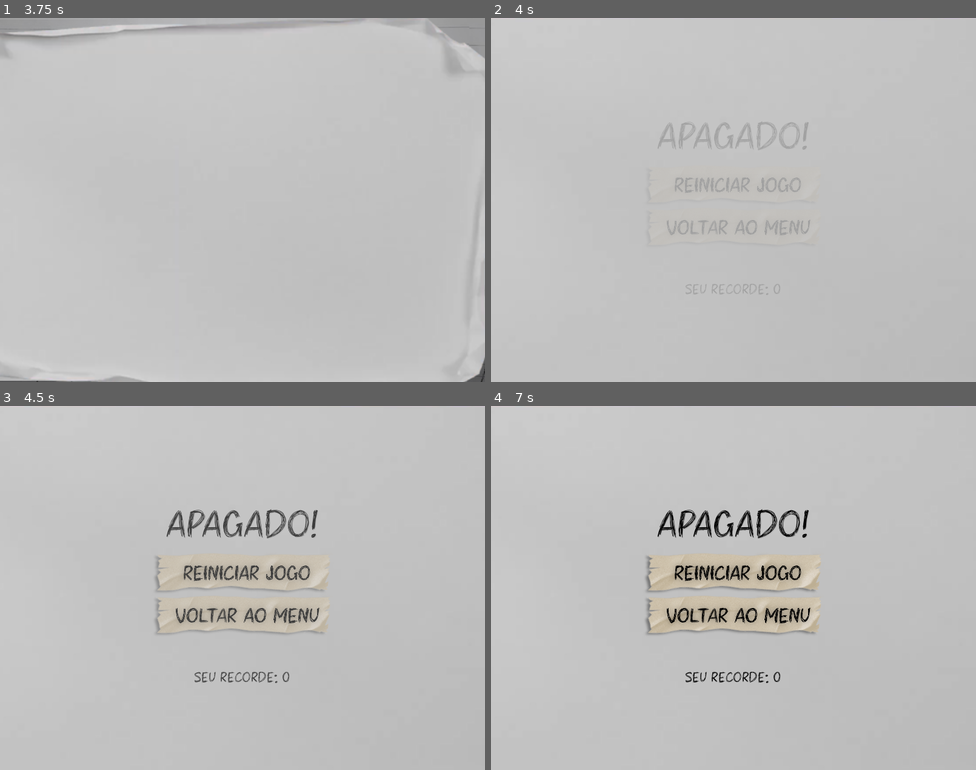
Above: before the commit, frames 1-4 (two rows, left to right).
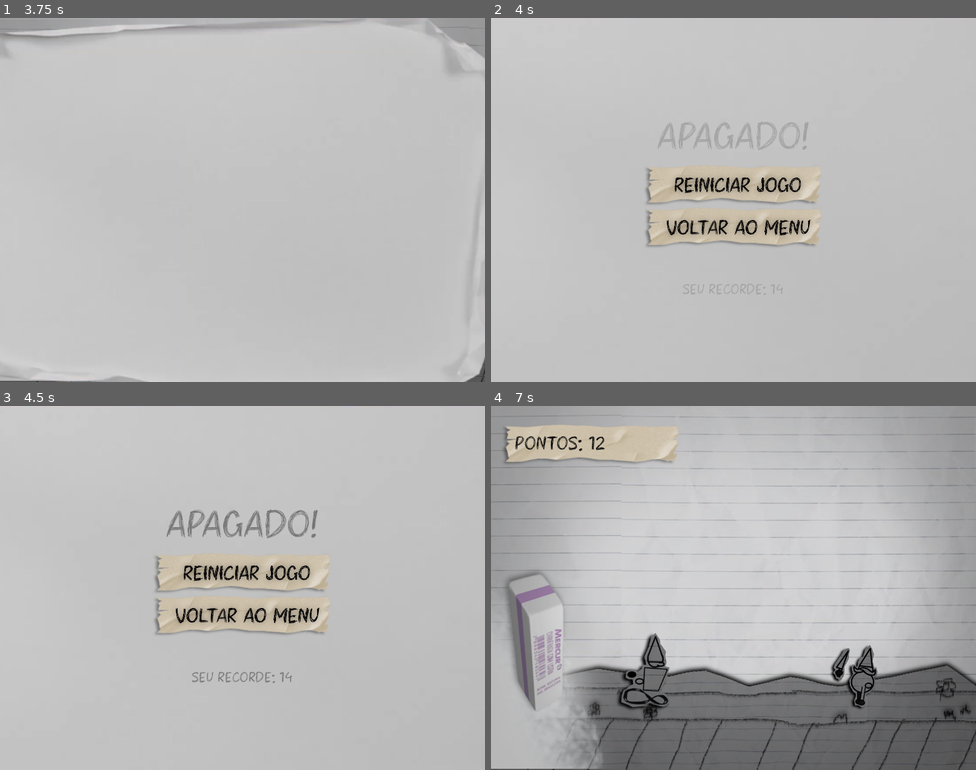
Above: after the commit, the same moments.

Repository: miguellaroque/Run-Guinom-Run-
Game: Godot game, scene res://scenes/main_game.tscn
Same seed, same stepped clock (60 frames per second), same inputs: the game is played once before the commit and once after it.
Inputs (mouse positions are in pixels of both pictures, inside the frame that each line leads up to):
- Up to frame 1 (3.75 s): hold D (avancar) 0.53-2.03 s; tap Space (pulo) at 0.77, 1.52, 3.02 s; hold D (avancar) from 2.78 s (still down)
- Up to frame 2 (4 s): keep holding D (avancar); tap Space (pulo) at 3.77 s
- Up to frame 3 (4.5 s): release D (avancar) at 4.25 s; click (242, 573) at 4.25 s
- Up to frame 4 (7 s): click (733, 617) at 5.02 s; click (733, 573) at 5.77 s; click (733, 573) at 6.52 s

Frame 1 is identical in both runs. In frame 2, 3.6% of the frame differs, in the area x 31-68%, y 40-76%; in frame 3, 2.0%; in frame 4, 51%, in the area x 0-100%, y 0-100%.

Commit message:
Ajustando botões do game over e resolvendo bug de score

Diff:
--- a/actors/guinom_player.tscn
+++ b/actors/guinom_player.tscn
@@ -73,7 +73,7 @@
 "duration": 1.0,
 "texture": SubResource("AtlasTexture_vy6os")
 }],
-"loop": true,
+"loop": 1,
 "name": &"corrida",
 "speed": 14.0
 }, {
@@ -132,7 +132,7 @@
 "duration": 1.0,
 "texture": SubResource("AtlasTexture_wg0vq")
 }],
-"loop": false,
+"loop": 0,
 "name": &"duplo_pulo",
 "speed": 10.0
 }, {
@@ -191,7 +191,7 @@
 "duration": 1.0,
 "texture": SubResource("AtlasTexture_wg0vq")
 }],
-"loop": false,
+"loop": 0,
 "name": &"pulo",
 "speed": 10.0
 }]
@@ -241,7 +241,7 @@
 "duration": 1.0,
 "texture": SubResource("AtlasTexture_ddems")
 }],
-"loop": true,
+"loop": 1,
 "name": &"default",
 "speed": 12.0
 }, {
@@ -270,7 +270,7 @@
 "duration": 1.0,
 "texture": SubResource("AtlasTexture_ddems")
 }],
-"loop": false,
+"loop": 0,
 "name": &"explosao",
 "speed": 12.0
 }]
--- a/project.godot
+++ b/project.godot
@@ -12,7 +12,7 @@
 
 config/name="Run Guinom, run!"
 run/main_scene="uid://1rpswkw5q8sa"
-config/features=PackedStringArray("4.6", "GL Compatibility")
+config/features=PackedStringArray("4.7", "GL Compatibility")
 config/icon="res://icon.svg"
 
 [autoload]
--- a/scenes/game_over.gd
+++ b/scenes/game_over.gd
@@ -4,9 +4,17 @@
 @onready var recorde = $LabelPontos
 
 func _ready() -> void:
-	recorde.text = "SEU RECORDE: " + str(GlobalVar.recorde)
+	recorde.text = "SEU RECORDE: " + str(int(GlobalVar.recorde))
 
 func _on_reiniciar_pressed():
+	GlobalVar.morto = false
 	fade.transicao = true
-	await get_tree().create_timer(0.5).timeout
+	await get_tree().create_timer(0.2).timeout
 	get_tree().change_scene_to_file("res://scenes/main_game.tscn")
+
+
+func _on_voltar_menu_pressed() -> void:
+	GlobalVar.morto = false
+	fade.transicao = true
+	await get_tree().create_timer(0.2).timeout
+	get_tree().change_scene_to_file("res://scenes/")
--- a/scenes/game_over.tscn
+++ b/scenes/game_over.tscn
@@ -61,6 +61,13 @@
 text = "SEU RECORDE:"
 horizontal_alignment = 1
 
+[node name="Fade" type="TextureRect" parent="." unique_id=1733132051]
+layout_mode = 0
+offset_right = 40.0
+offset_bottom = 40.0
+texture = ExtResource("1_wqhvx")
+script = ExtResource("6_irg28")
+
 [node name="Reiniciar" type="Button" parent="." unique_id=1741249711]
 layout_mode = 1
 anchors_preset = 8
@@ -93,11 +100,5 @@
 icon = ExtResource("4_7m3ot")
 flat = true
 
-[node name="Fade" type="TextureRect" parent="." unique_id=1733132051]
-layout_mode = 0
-offset_right = 40.0
-offset_bottom = 40.0
-texture = ExtResource("1_wqhvx")
-script = ExtResource("6_irg28")
-
 [connection signal="pressed" from="Reiniciar" to="." method="_on_reiniciar_pressed"]
+[connection signal="pressed" from="VoltarMenu" to="." method="_on_voltar_menu_pressed"]
--- a/scripts/level.gd
+++ b/scripts/level.gd
@@ -22,7 +22,7 @@
 		GlobalVar.vel_mundo += GlobalVar.accel_mundo * delta
 
 func morreu():
-	if pontos < GlobalVar.recorde:
+	if pontos > GlobalVar.recorde:
 		GlobalVar.recorde = pontos
 
 	transicao.play("fade_out")
